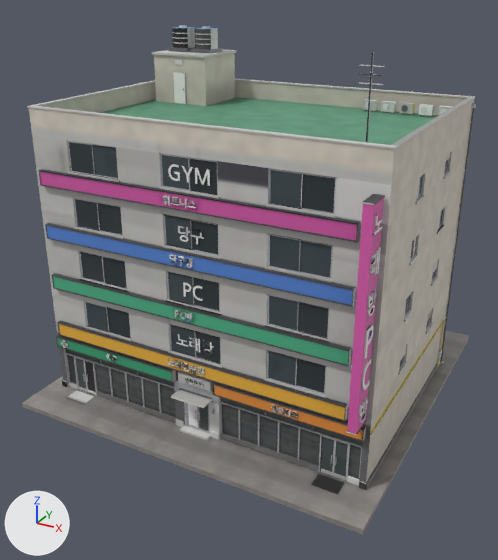
What one commit did to the FBX model cs2_ilsan/CS2Assets/IlsanMixed01/IlsanMixed01.fbx.
One viewpoint serves both versions: a 50 mm camera at (20.0, -38.7, 26.0) aimed at (-0.2, -2.0, 7.6). The axes (+X, +Y, +Z) are drawn at lower left. The lights are the same throughout. The older version comes first. Where no turn or scale is listed for an object, it has been applied to the vertices.

Objects in the first picture: 'IlsanMixed01'.
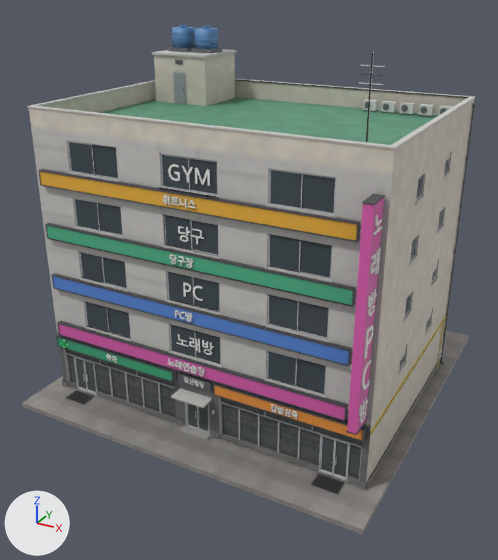
Diff of the bpy script that builds the scene:
```diff
--- a/cs2_ilsan/CS2Assets/IlsanMixed01/IlsanMixed01.fbx.py
+++ b/cs2_ilsan/CS2Assets/IlsanMixed01/IlsanMixed01.fbx.py
@@ me_ilsanmixed01 @@
 # used by ob_ilsanmixed01; location = (0.0, 0.0, 0.0)
-me_ilsanmixed01.from_pydata(...)  # 22976 vertices, 35373 faces; spans x -11.9..11.9, y -11.9..11.9, z -0.3..22.9
+me_ilsanmixed01.from_pydata(...)  # 30012 vertices, 45927 faces; spans x -11.9..11.9, y -11.9..11.9, z -0.3..22.9
+# me_ilsanmixed01 part 1: 608 vertices moved within x -1.4..1.1, y -9.4..-8.9, z 3.6..15.1; 6 vertices removed from x -1.2..0.1, y -9.0..-8.9, z 9.2..16.8; 4418 vertices added at x -1.8..1.3, y -9.4..-8.9, z 3.5..16.8
+# me_ilsanmixed01 part 2: 902 vertices moved within x 10.2..10.8, y -10.4..-9.3, z 5.0..16.2; 8 vertices removed from x 10.2..10.8, y -10.2..-9.5, z 7.9..9.7; 1640 vertices added at x 10.2..10.8, y -10.4..-9.3, z 5.0..16.2
+# me_ilsanmixed01 part 3: 72 vertices moved within x 5.3..6.9, y -9.4..-9.3, z 3.6..4.0; 668 vertices added at x 5.3..6.9, y -9.4..-9.3, z 3.5..4.0
+# me_ilsanmixed01 part 4: 20028 kept faces spanning x -11.9..11.9, y -11.9..11.9, z -0.3..22.9 get new texture (UV) coordinates
+# other edits to the shape of me_ilsanmixed01 do not show in these pictures
 me_ilsanmixed01.materials.append(mat_ilsanmixed01)
```

Where the change shows, as pixel boxes [x1, y1, x2, y2] in the pictures (498 x 560 px):
part 1 of me_ilsanmixed01, reshaped
    before: [163, 165, 208, 387]
    after: [163, 164, 212, 388]
part 2 of me_ilsanmixed01, reshaped
    before: [348, 215, 382, 421]
    after: [348, 215, 382, 423]
part 3 of me_ilsanmixed01, reshaped
    before: [271, 408, 298, 417]
    after: [271, 404, 298, 419]
part 4 of me_ilsanmixed01, surface changed
    both: [37, 25, 476, 490]
